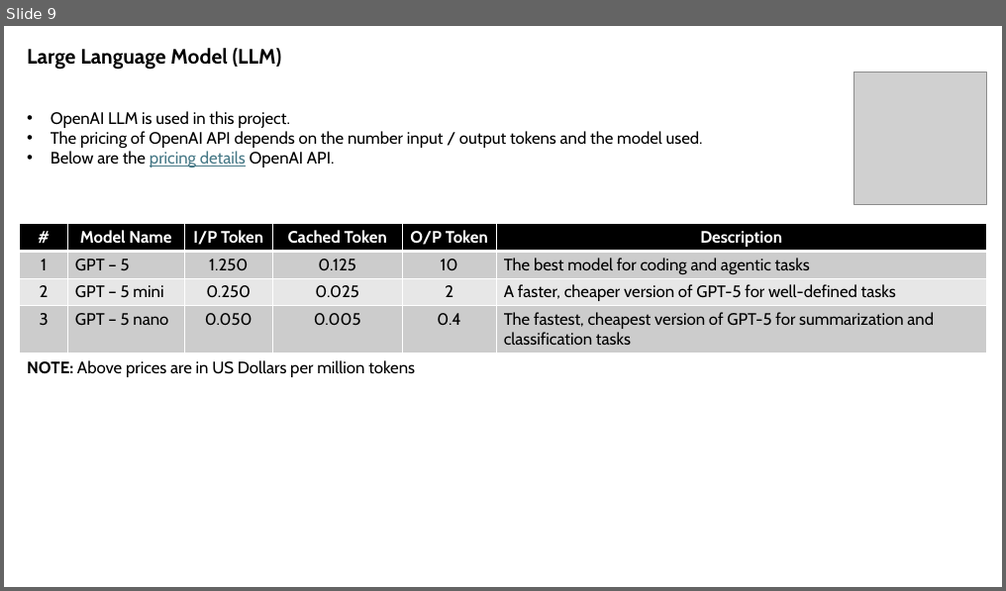
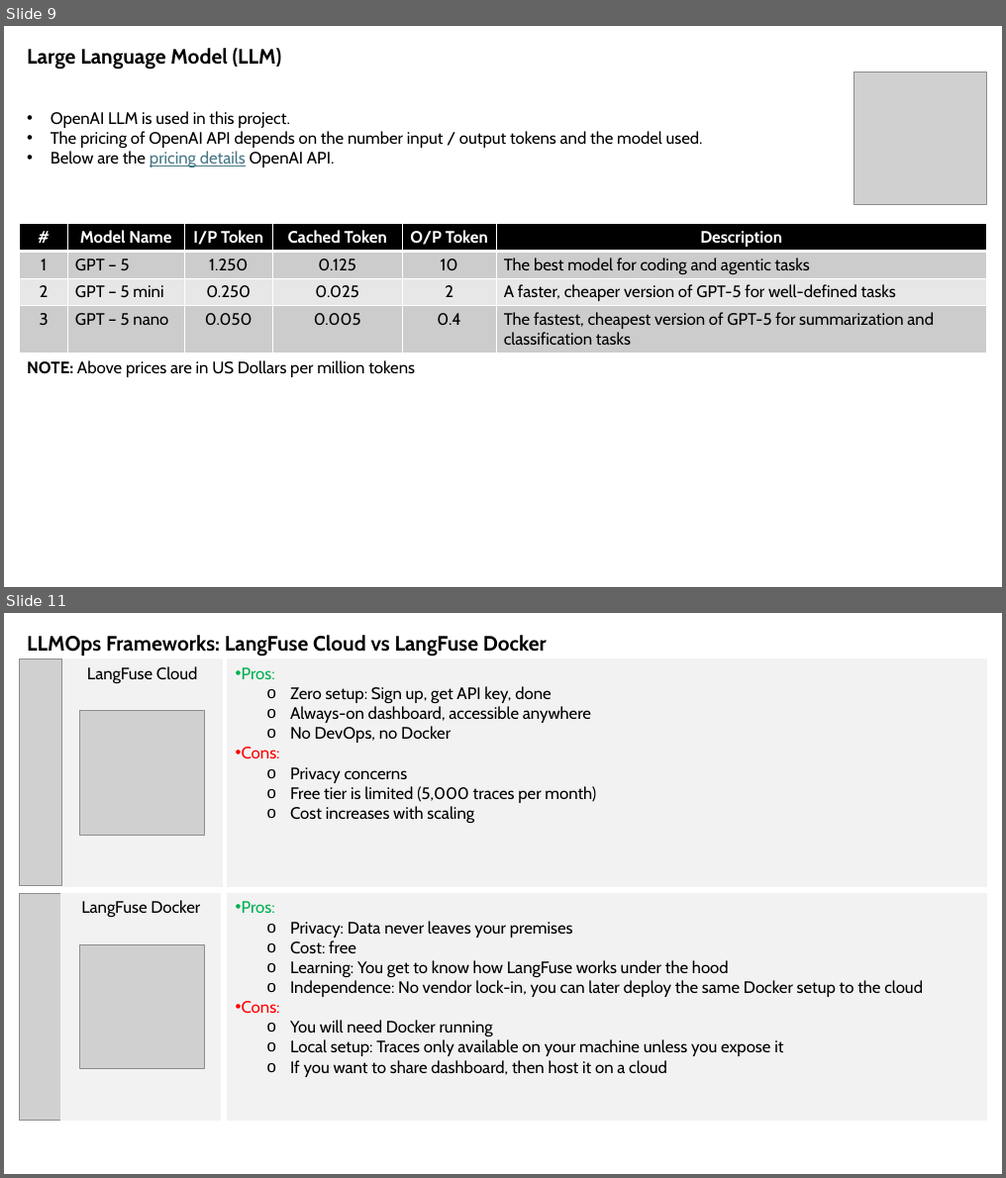
Before and after one commit to sansinghsanjay/sanjays_app, a slide deck: PaperPal/PaperPal.pptx. Shown one above the other, each under a label of ours: slide 9 before the commit, slides 9 and 11 after it; the slides between them are not shown. The pictures are 1006x591 and 1006x1178 pixels, drawn with LibreOffice and Linux fonts; fonts in the diff are those of the drawing; grey boxes stand for pictures. Boxes give left, top, right and bottom in pixels: in the first picture for what was removed or moved away, otherwise in the second. Text is boxed around its words. In the diff, an @@ line names an element or a change of style, - is before the commit and + after.

```diff
--- a/PaperPal/PaperPal.pptx
+++ b/PaperPal/PaperPal.pptx
@@ slide 11 added at (x1=4, y1=613, x2=1002, y2=1174), background #FFFFFF @@
@@ text added at (x1=27, y1=635, x2=547, y2=657), 20 pt, text #000000, bold @@
+LLMOps Frameworks: LangFuse Cloud vs LangFuse Docker
@@ picture added at (x1=20, y1=660, x2=61, y2=886) @@
@@ rectangle added at (x1=63, y1=660, x2=222, y2=886), fill #F2F2F2, outline #F2F2F2 1.5 pt, 16 pt, text #000000 @@
+LangFuse Cloud
@@ rectangle added at (x1=228, y1=660, x2=986, y2=886), fill #F2F2F2, outline #F2F2F2 1.5 pt, 16 pt, text #000000 @@
+• Pros:
+  o Zero setup: Sign up, get API key, done
+  o Always-on dashboard, accessible anywhere
+  o No DevOps, no Docker
+• Cons:
+  o Privacy concerns
+  o Free tier is limited (5,000 traces per month)
+  o Cost increases with scaling
@@ picture added at (x1=80, y1=710, x2=205, y2=835) @@
@@ picture added at (x1=20, y1=893, x2=61, y2=1120) @@
@@ rectangle added at (x1=61, y1=894, x2=221, y2=1121), fill #F2F2F2, outline #F2F2F2 1.5 pt, 16 pt, text #000000 @@
+LangFuse Docker
@@ rectangle added at (x1=228, y1=894, x2=986, y2=1121), fill #F2F2F2, outline #F2F2F2 1.5 pt, 16 pt, text #000000 @@
+• Pros:
+  o Privacy: Data never leaves your premises
+  o Cost: free
+  o Learning: You get to know how LangFuse works under the hood
+  o Independence: No vendor lock-in, you can later deploy the same Docker setup to the cloud
+• Cons:
+  o You will need Docker running
+  o Local setup: Traces only available on your machine unless you expose it
+  o If you want to share dashboard, then host it on a cloud
@@ picture added at (x1=80, y1=945, x2=205, y2=1069) @@
```
Also in this commit, not shown: 1 other slide added, 2 other files.
